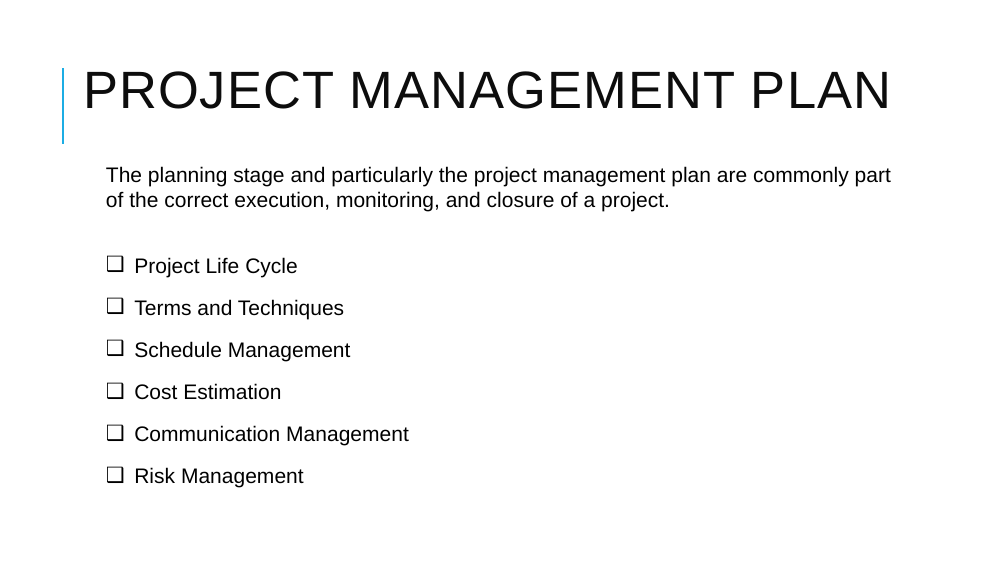
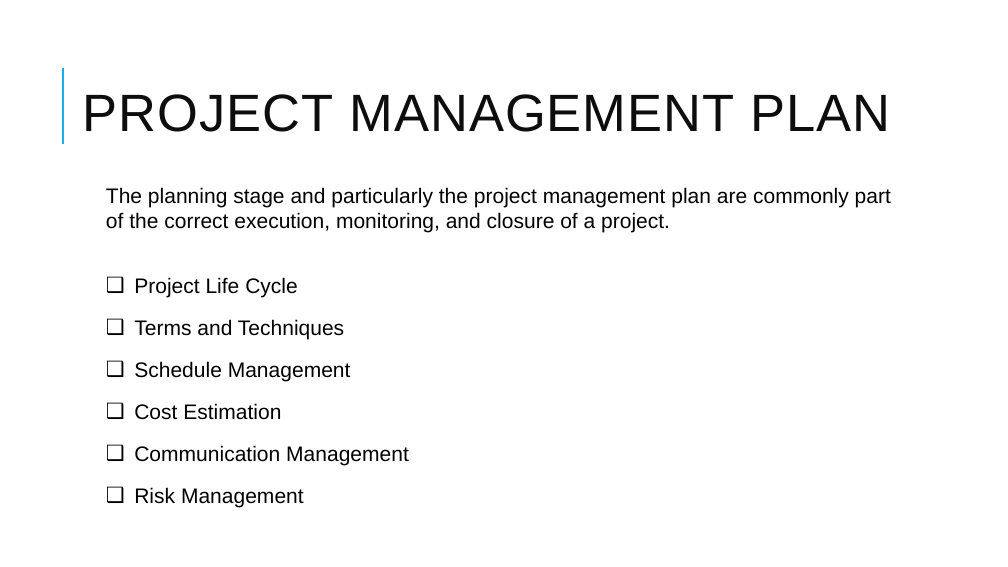
Before and after one commit to RaviTeja444/health-wellness, a slide deck: slide 8 of docs/presentation/Walk_Tracker.pptx. Drawn at 1008x567 pixels with LibreOffice and Linux fonts; fonts in the diff are those of the drawing. Boxes give left, top, right and bottom in pixels: in the first picture for what was removed or moved away, otherwise in the second. Text is boxed around its words. In the diff, an @@ line names an element or a change of style, - is before the commit and + after.

```diff
--- a/docs/presentation/Walk_Tracker.pptx
+++ b/docs/presentation/Walk_Tracker.pptx
@@ title "PROJECT MANAGEMENT PLAN": place and size @@
-title "PROJECT MANAGEMENT PLAN" at (83,71,891,109)
+title "PROJECT MANAGEMENT PLAN" at (83,94,890,132)
@@ text "The planning stage and particularly ...": place and size @@
-text "The planning stage and particularly ..." at (106,166,891,487)
+text "The planning stage and particularly ..." at (106,187,891,508)
```
Also in this commit, not shown: 12 other slides changed, 1 slide added.
